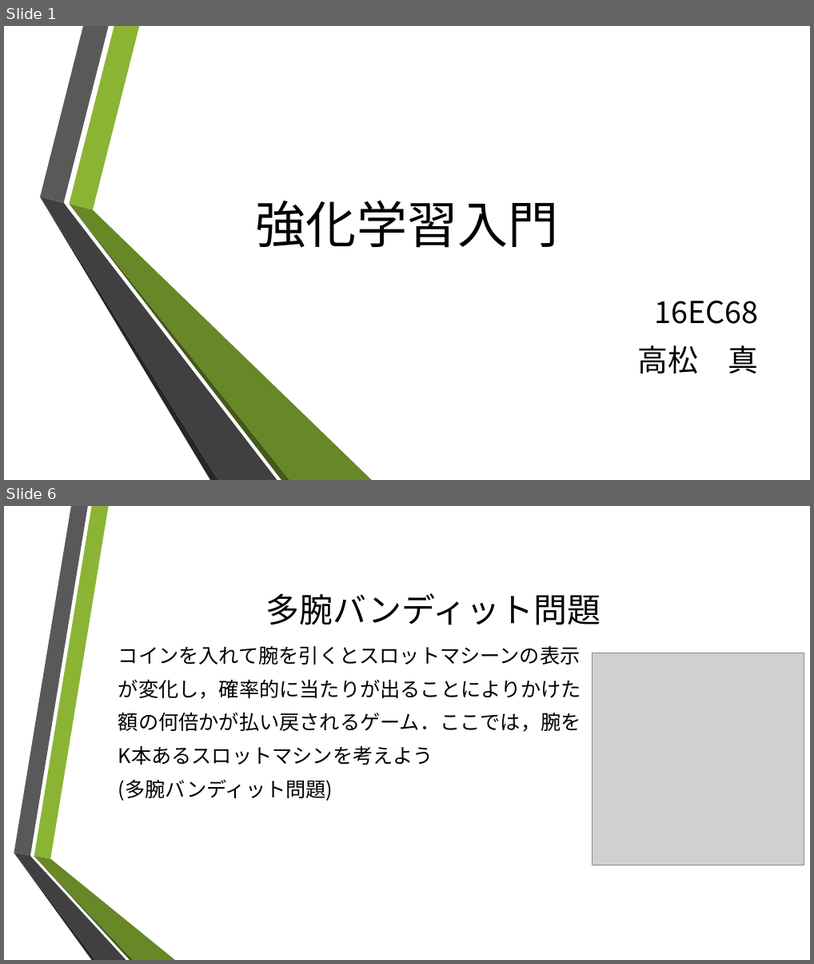
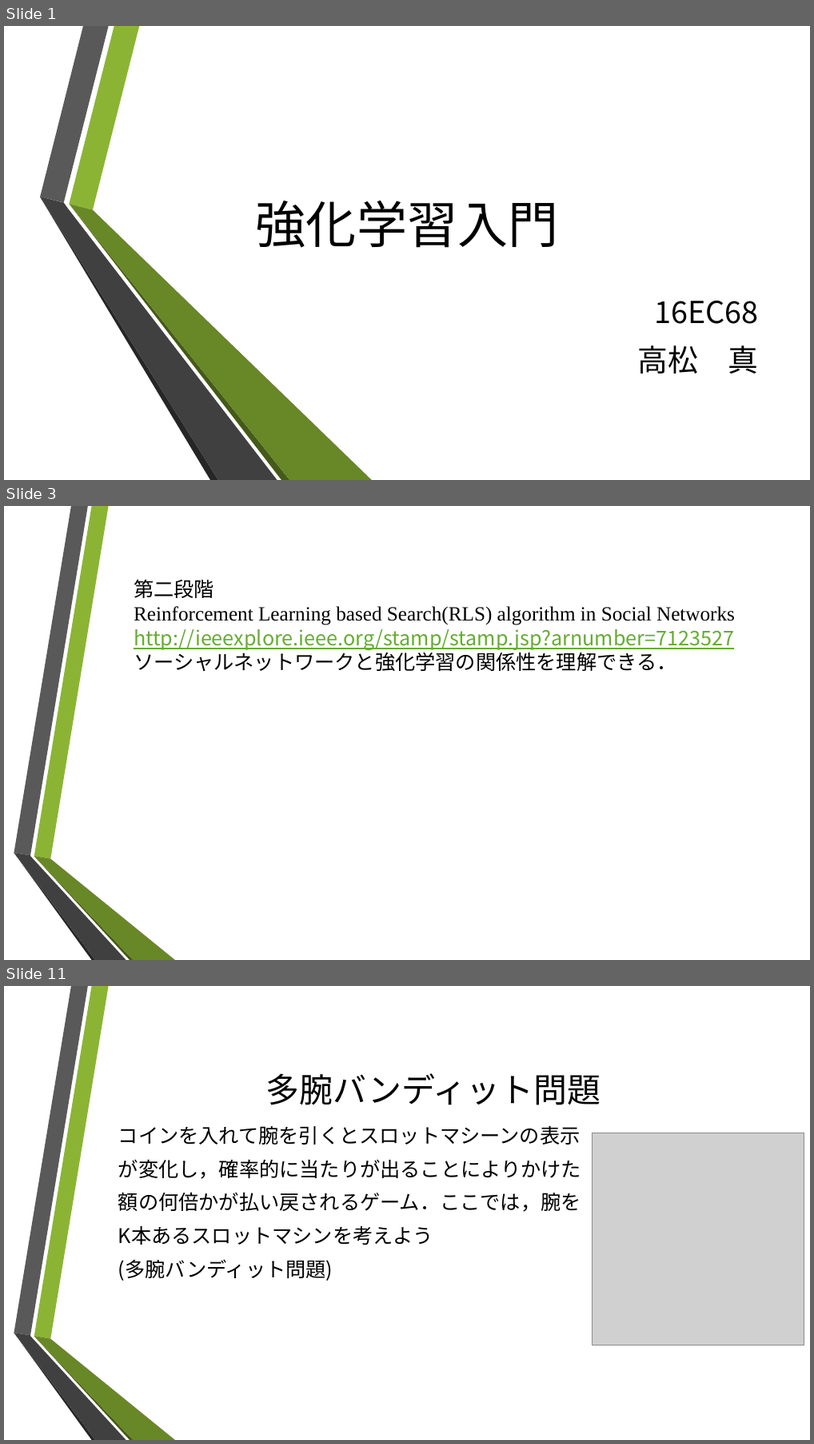
Before and after one commit to makototakamatsu/rainforcement_learning, a slide deck: 強化学習入門2.pptx. Shown one above the other, each under a label of ours: slides 1 and 6 before the commit, slides 1, 3 and 11 after it; the slides between them are not shown. The pictures are 814x964 and 814x1444 pixels, drawn with LibreOffice and Linux fonts; fonts in the diff are those of the drawing; grey boxes stand for pictures; background and template pictures are left out. Boxes give left, top, right and bottom in pixels: in the first picture for what was removed or moved away, otherwise in the second. Text is boxed around its words. In the diff, an @@ line names an element or a change of style, - is before the commit and + after.

Commit message:
For reinforcement learning worlshop

```diff
--- a/強化学習入門2.pptx
+++ b/強化学習入門2.pptx
@@ slide 3 added at bbox=[4, 506, 810, 960], background picture (left out); not listed: 6 template elements that a slide beside it also shows @@
@@ text added at bbox=[134, 580, 735, 671], 24 pt, text #000000 @@
+第二段階
+Reinforcement Learning based Search(RLS) algorithm in Social Networks
+http://ieeexplore.ieee.org/stamp/stamp.jsp?arnumber=7123527
+ソーシャルネットワークと強化学習の関係性を理解できる．
@@ what was slide 6 is now slide 11 @@
```
Also in this commit, not shown: 6 slides changed, 6 other slides added, 2 slides removed.
